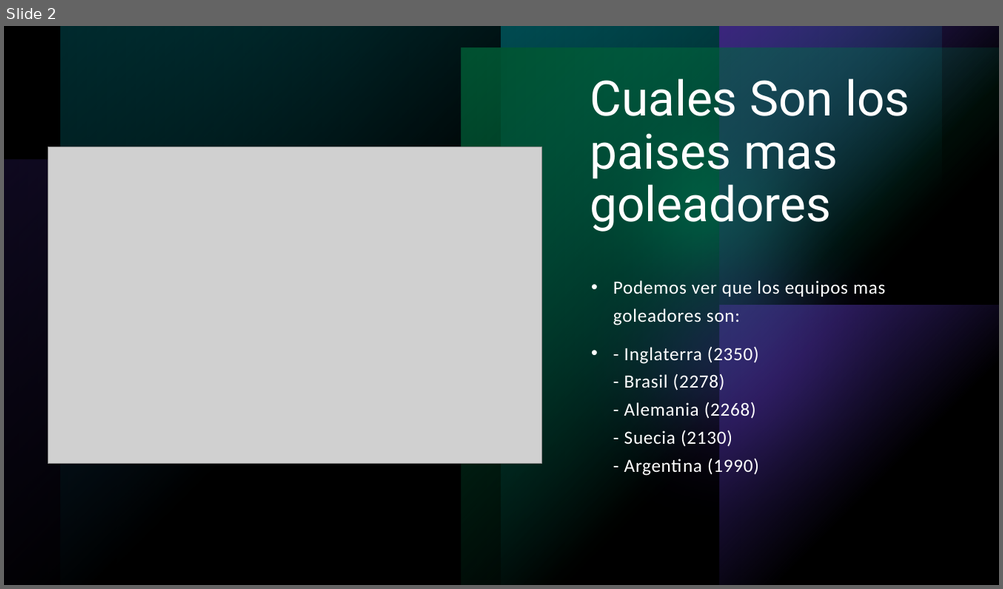
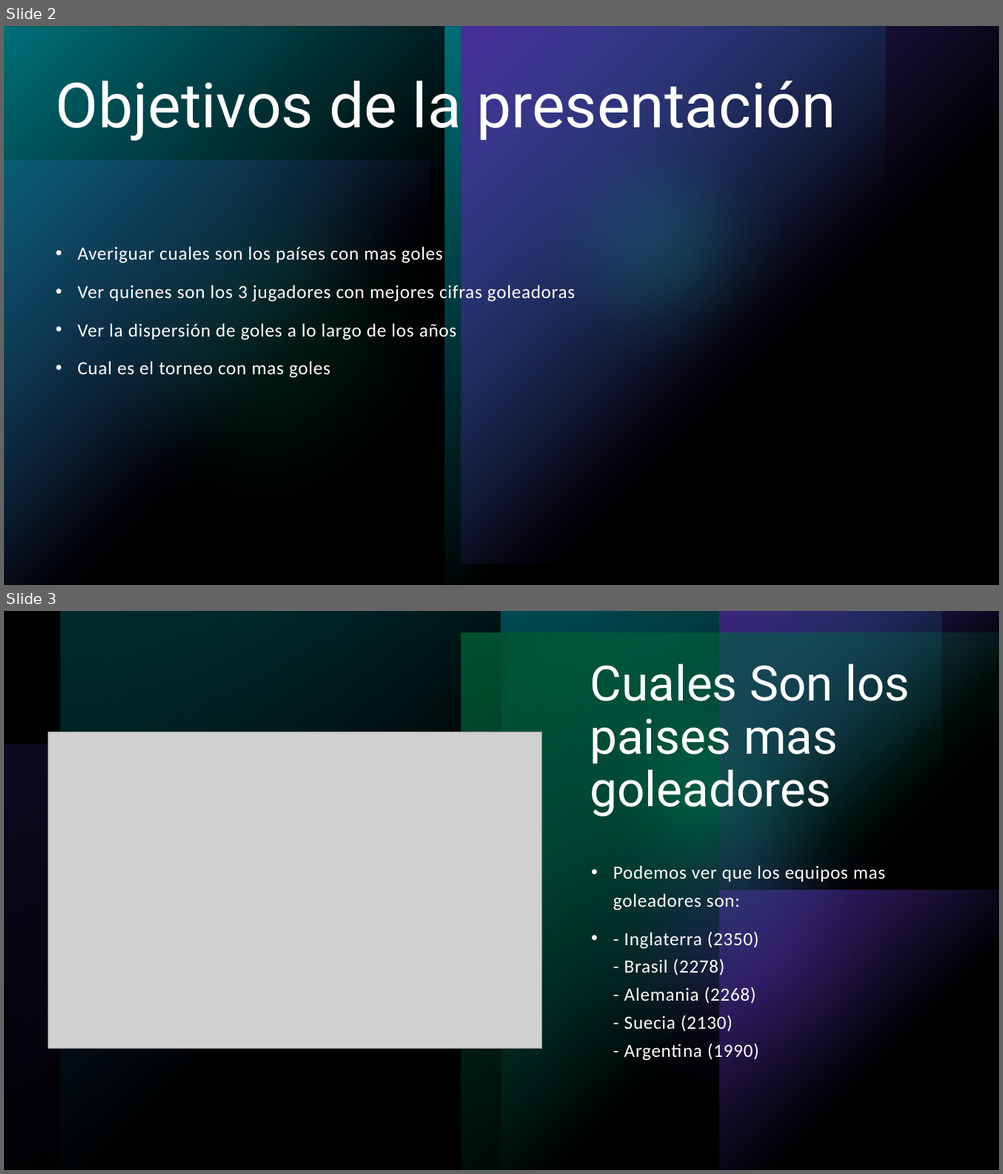
Before and after one commit to MarcoFuchs98/EDA, a slide deck: Partidos Internacionales.pptx. Shown one above the other, each under a label of ours: slide 2 before the commit, slides 2 and 3 after it. The pictures are 1003x589 and 1003x1174 pixels, drawn with LibreOffice and Linux fonts; fonts in the diff are those of the drawing; grey boxes stand for pictures. Boxes give left, top, right and bottom in pixels: in the first picture for what was removed or moved away, otherwise in the second. Text is boxed around its words. In the diff, an @@ line names an element or a change of style, - is before the commit and + after.

```diff
--- a/Partidos Internacionales.pptx
+++ b/Partidos Internacionales.pptx
@@ slide 2 added at [4, 26, 999, 585], background #000000; not listed: 5 template elements that a slide beside it also shows @@
@@ rectangle added at [4, 26, 999, 585], fill #000000 at 40% opacity @@
@@ ellipse added at [473, 58, 825, 410], fill #00D17D at 60% opacity @@
@@ title added at [56, 70, 836, 142], 60 pt, text #FFFFFF @@
+Objetivos de la presentación
@@ text added at [77, 247, 575, 378], 18 pt, text #FFFFFF @@
+• Averiguar cuales son los países con mas goles
+• Ver quienes son los 3 jugadores con mejores cifras goleadoras
+• Ver la dispersión de goles a lo largo de los años
+• Cual es el torneo con mas goles
@@ what was slide 2 is now slide 3 @@
```
Also in this commit, not shown: 2 slides changed.
